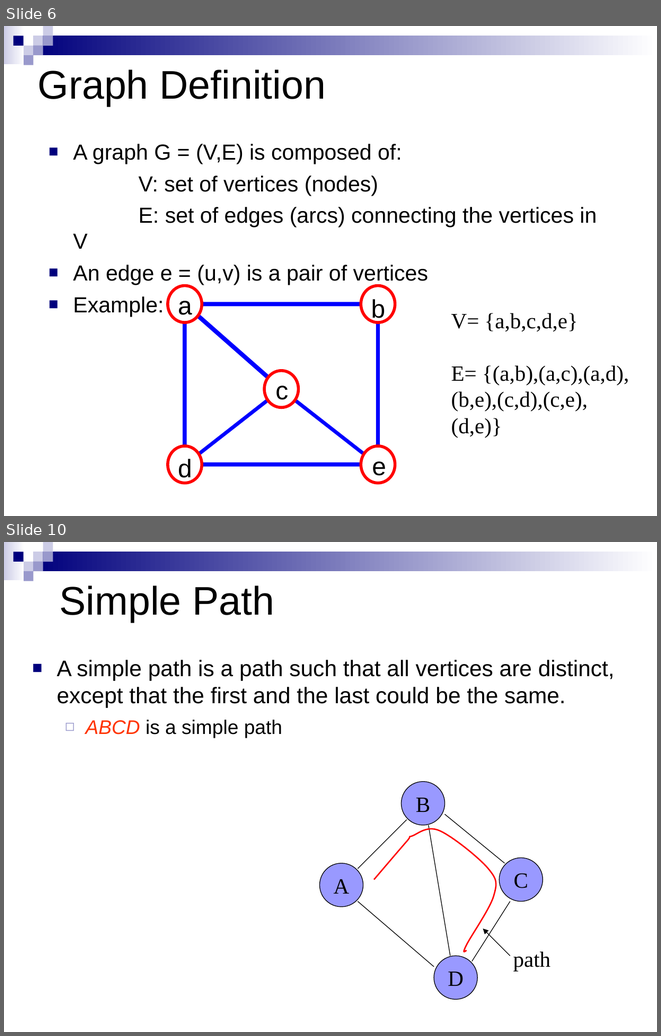
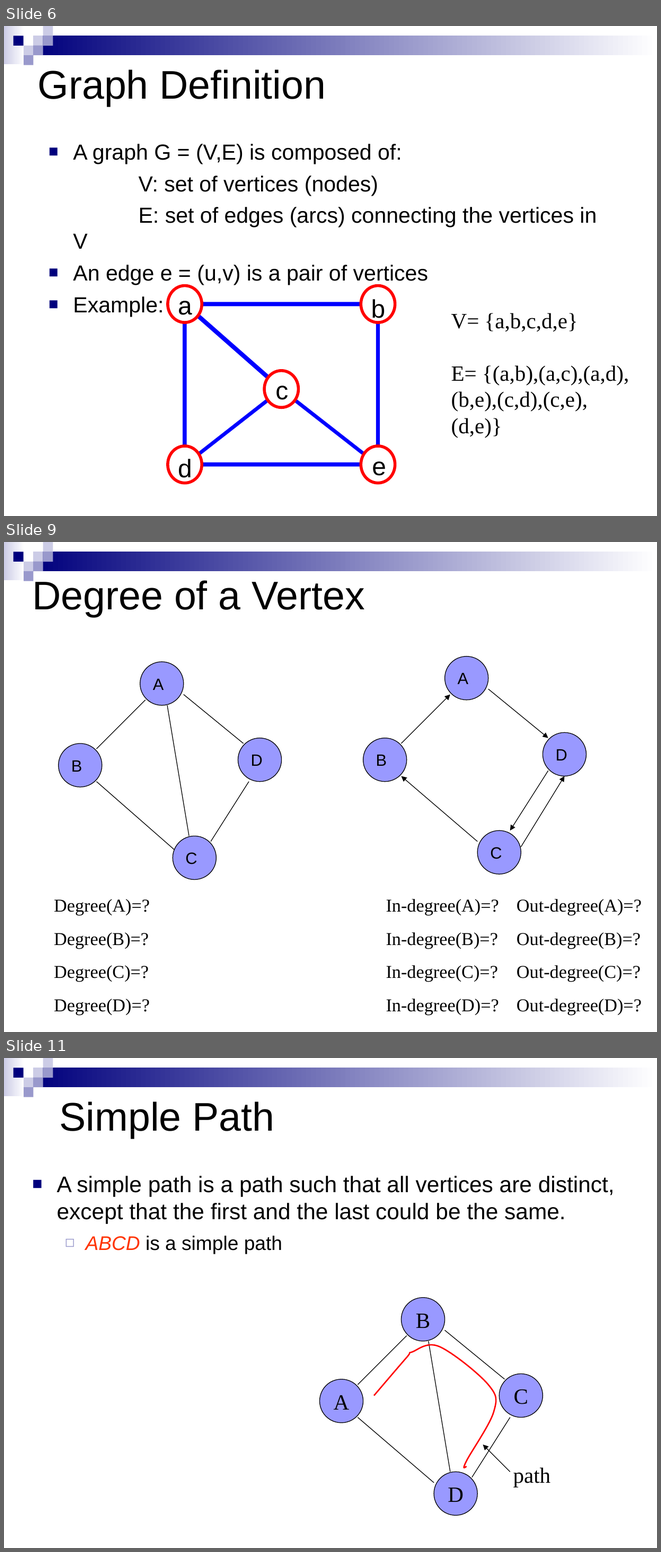
Before and after one commit to HengFan2010/hengfan2010.github.io, a slide deck: teaching/21F-3110/slides/3110-lecture 12-Graph I.ppt. Shown one above the other, each under a label of ours: slides 6 and 10 before the commit, slides 6, 9 and 11 after it; the slides between them are not shown. The pictures are 661x1036 and 661x1552 pixels, drawn with LibreOffice and Linux fonts; fonts in the diff are those of the drawing. Boxes give left, top, right and bottom in pixels: in the first picture for what was removed or moved away, otherwise in the second. Text is boxed around its words. In the diff, an @@ line names an element or a change of style, - is before the commit and + after.

```diff
--- a/teaching/21F-3110/slides/3110-lecture 12-Graph I.ppt
+++ b/teaching/21F-3110/slides/3110-lecture 12-Graph I.ppt
@@ slide 9 added at (4, 542, 657, 1032), background #FFFFFF; not listed: 9 template elements that a slide beside it also shows @@
@@ title added at (32, 578, 364, 617), 44 pt, text #000000 @@
+Degree of a Vertex
@@ ellipse added at (140, 661, 184, 705), fill #9999FF, outline #000000 0.74 pt, 18 pt, text #000000 @@
+A
@@ ellipse added at (445, 656, 488, 700), fill #9999FF, outline #000000 0.74 pt, 18 pt, text #000000 @@
+A
@@ line added from (146, 700) to (97, 749), #000000 0.74 pt @@
@@ line added from (184, 694) to (244, 743), #000000 0.74 pt @@
@@ arrow added from (401, 743) to (450, 694), #000000 0.74 pt @@
@@ arrow added from (488, 689) to (548, 738), #000000 0.74 pt @@
@@ line added from (167, 705) to (189, 836), #000000 0.74 pt @@
@@ ellipse added at (58, 743, 102, 787), fill #9999FF, outline #000000 0.74 pt, 18 pt, text #000000 @@
+B
@@ ellipse added at (238, 738, 282, 782), fill #9999FF, outline #000000 0.74 pt, 18 pt, text #000000 @@
+D
@@ ellipse added at (363, 738, 407, 782), fill #9999FF, outline #000000 0.74 pt, 18 pt, text #000000 @@
+B
@@ ellipse added at (542, 733, 586, 776), fill #9999FF, outline #000000 0.74 pt, 18 pt, text #000000 @@
+D
@@ arrow added from (477, 841) to (401, 776), #000000 0.74 pt @@
@@ arrow added from (548, 770) to (510, 831), #000000 0.74 pt @@
@@ arrow added from (521, 847) to (564, 776), #000000 0.74 pt @@
@@ line added from (97, 782) to (184, 857), #000000 0.74 pt @@
@@ line added from (211, 841) to (249, 782), #000000 0.74 pt @@
@@ ellipse added at (173, 836, 216, 880), fill #9999FF, outline #000000 0.74 pt, 18 pt, text #000000 @@
+C
@@ ellipse added at (477, 831, 521, 874), fill #9999FF, outline #000000 0.74 pt, 18 pt, text #000000 @@
+C
@@ text added at (54, 899, 150, 1015), 20 pt, text #000000 @@
+Degree(A)=?
+Degree(B)=?
+Degree(C)=?
+Degree(D)=?
@@ text added at (386, 899, 642, 1015), 20 pt, text #000000 @@
+In-degree(A)=? Out-degree(A)=?
+In-degree(B)=? Out-degree(B)=?
+In-degree(C)=? Out-degree(C)=?
+In-degree(D)=? Out-degree(D)=?
@@ what was slide 10 is now slide 11 @@
```
Also in this commit, not shown: 8 slides changed, 3 other slides added, 1 other file.
